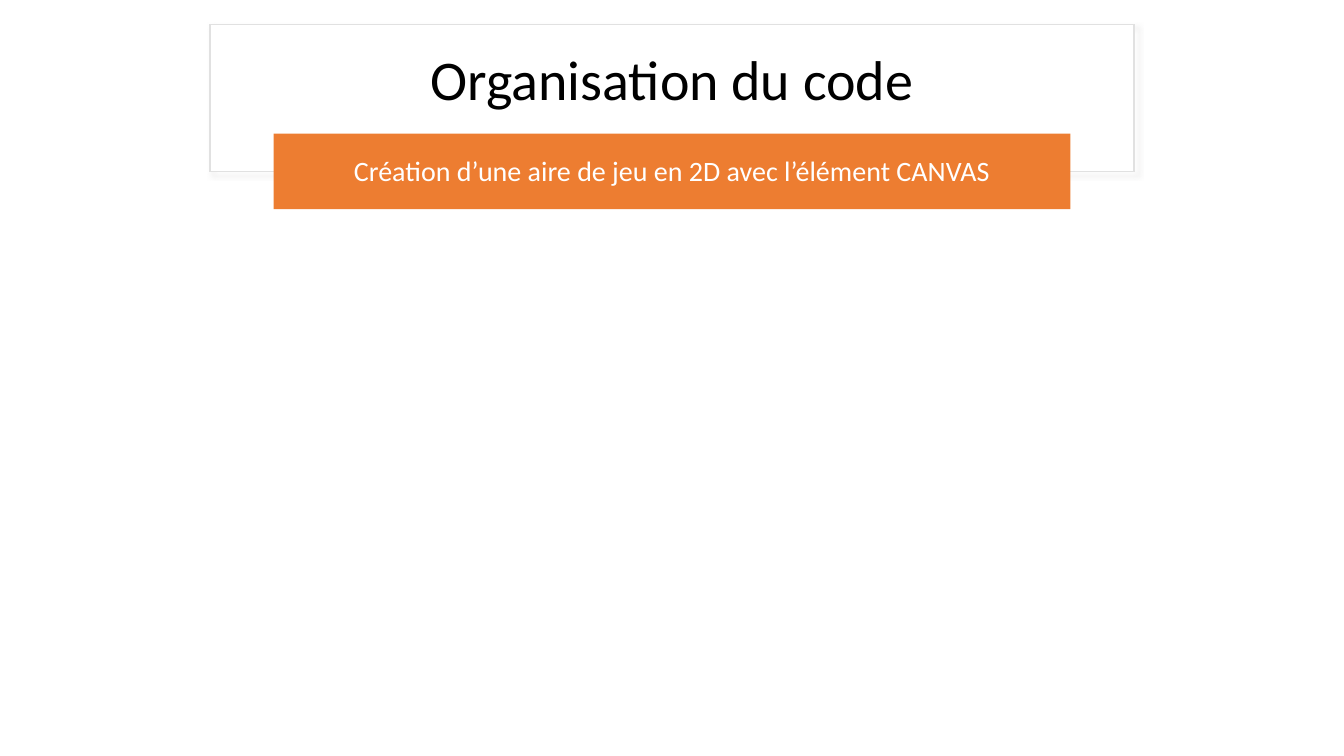
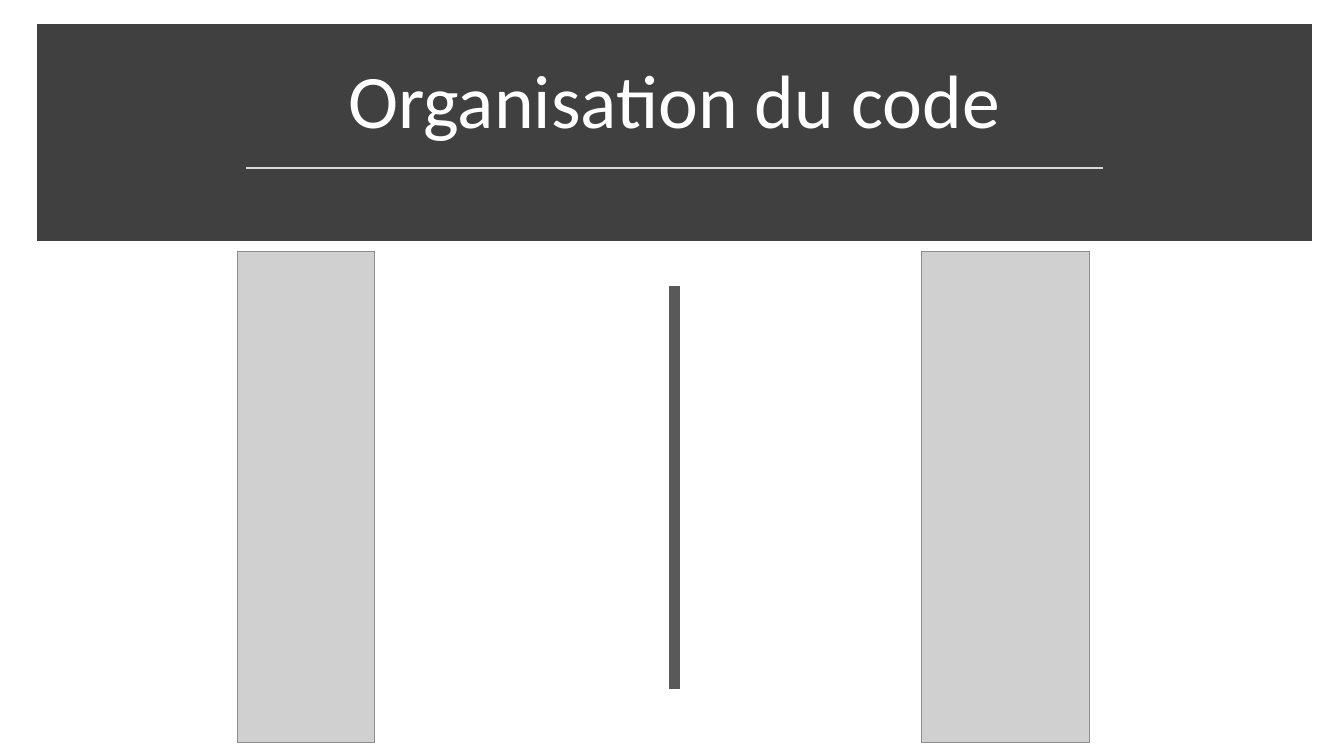
Before and after one commit to FlowNight/Techs_WEB, a slide deck: slide 8 of folder/Support_T_W.pptx (slide 7 before the commit). Drawn at 1344x756 pixels with LibreOffice and Linux fonts; fonts in the diff are those of the drawing; grey boxes stand for pictures. Boxes give left, top, right and bottom in pixels: in the first picture for what was removed or moved away, otherwise in the second. Text is boxed around its words. In the diff, an @@ line names an element or a change of style, - is before the commit and + after.

```diff
--- a/folder/Support_T_W.pptx
+++ b/folder/Support_T_W.pptx
@@ rectangle: place and size @@
-rectangle at <box>210,24,1134,171</box>
+rectangle at <box>43,31,1305,235</box>
@@ rectangle at <box>43,31,1305,235</box>: fill #FFFFFF to #404040; outline #E1E1E1 1 pt to #404040 10 pt; shadow off @@
@@ title "Organisation du code": place and size @@
-title "Organisation du code" at <box>431,61,913,110</box>
+title "Organisation du code" at <box>348,75,999,141</box>
@@ title "Organisation du code" at <box>348,75,999,141</box>: size 40 to 54 pt, text colour #000000 to #FFFFFF; vertical alignment middle to bottom @@
@@ rounded rectangle removed at <box>274,133,1071,209</box> @@
@@ line added from (246, 167) to (1103, 167), #D9D9D9 1.75 pt @@
@@ text removed at <box>354,161,989,186</box> @@
-Création d’une aire de jeu en 2D avec l’élément CANVAS
@@ picture added at <box>237,251,374,742</box> @@
@@ picture added at <box>923,251,1091,742</box> @@
@@ line added from (675, 286) to (675, 690), #595959 8 pt @@
```
Also in this commit, not shown: 9 other slides changed, 4 slides added, 3 slides removed, 5 other files.
